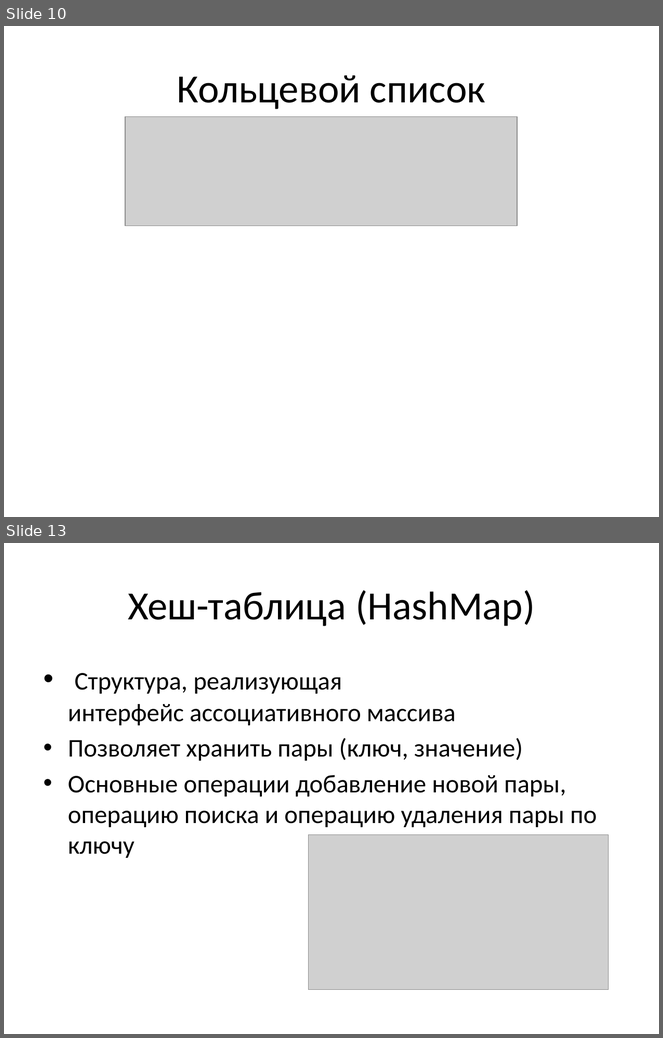
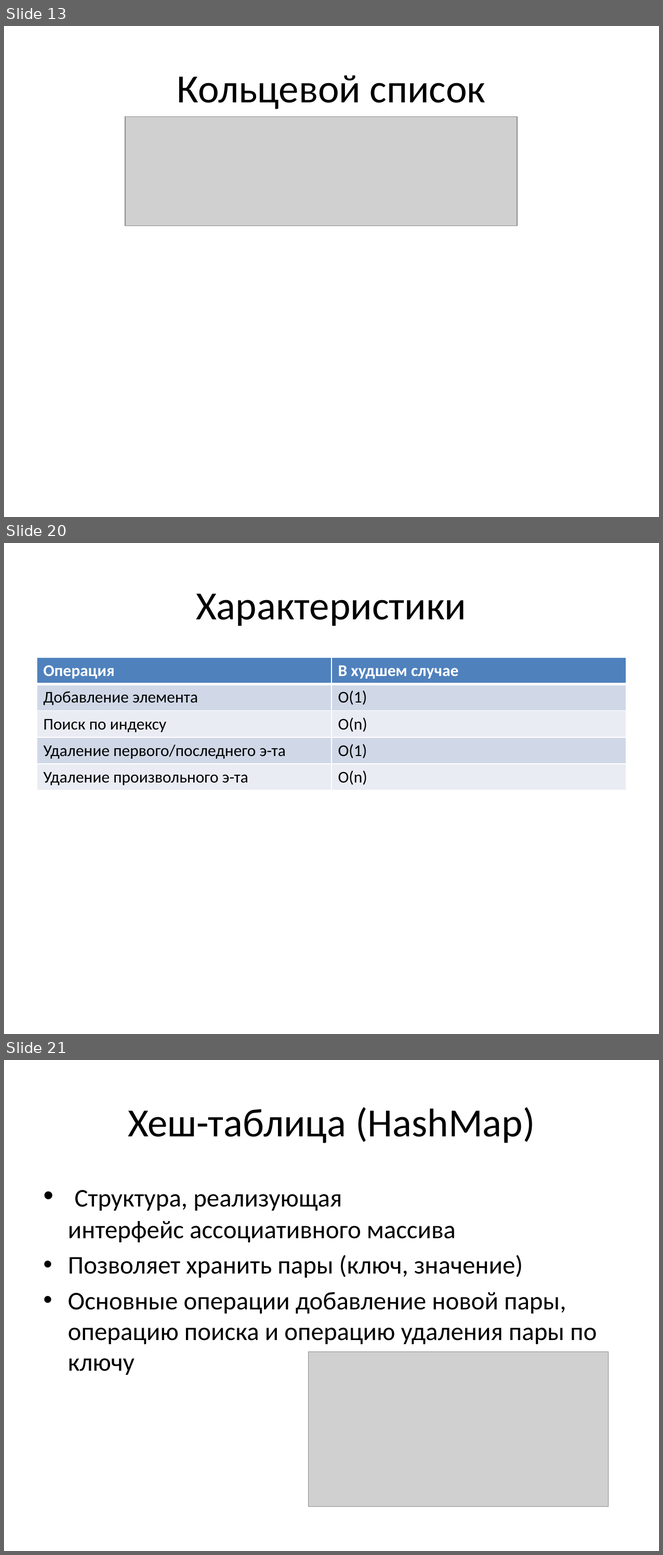
Before and after one commit to smoly-kuzstu/lections, a slide deck: lections/lesson05/Lection5.pptx. Shown one above the other, each under a label of ours: slides 10 and 13 before the commit, slides 13, 20 and 21 after it; the slides between them are not shown. The pictures are 663x1038 and 663x1555 pixels, drawn with LibreOffice and Linux fonts; fonts in the diff are those of the drawing; grey boxes stand for pictures. Boxes give left, top, right and bottom in pixels: in the first picture for what was removed or moved away, otherwise in the second. Text is boxed around its words. In the diff, an @@ line names an element or a change of style, - is before the commit and + after.

```diff
--- a/lections/lesson05/Lection5.pptx
+++ b/lections/lesson05/Lection5.pptx
@@ slide 20 added at box(4, 543, 659, 1034), background #FFFFFF @@
@@ title added at box(196, 593, 467, 626), 44 pt, text #000000 @@
+Характеристики
@@ table added at box(37, 657, 626, 791), 5 rows, 2 columns @@
+Операция | В худшем случае
+Добавление элемента | O(1)
+Поиск по индексу | O(n)
+Удаление первого/последнего э-та | O(1)
+Удаление произвольного э-та | O(n)
@@ what was slide 10 is now slide 13 @@
@@ what was slide 13 is now slide 21 @@
```
Also in this commit, not shown: 6 slides changed, 25 other slides added, 4 slides removed.
